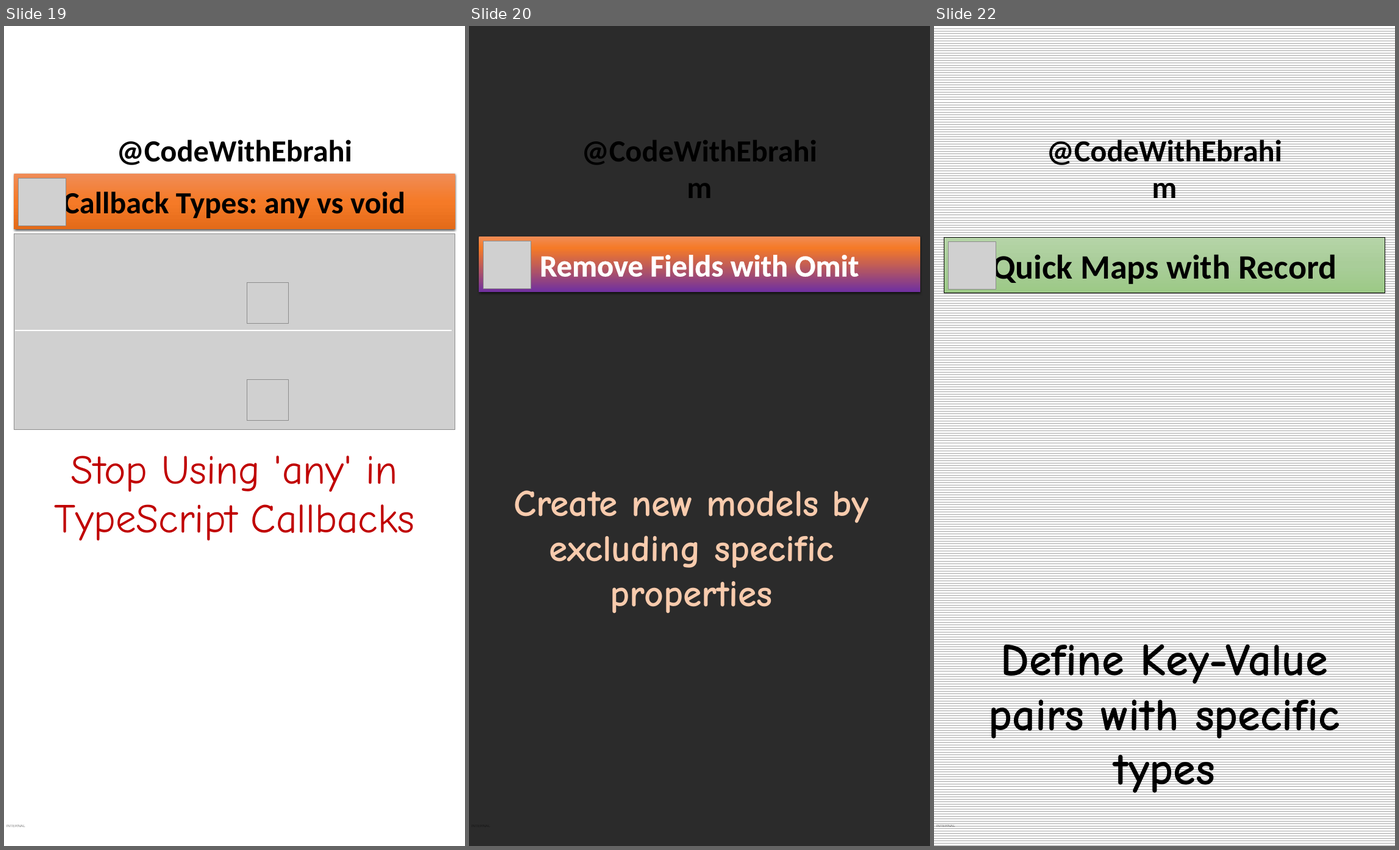
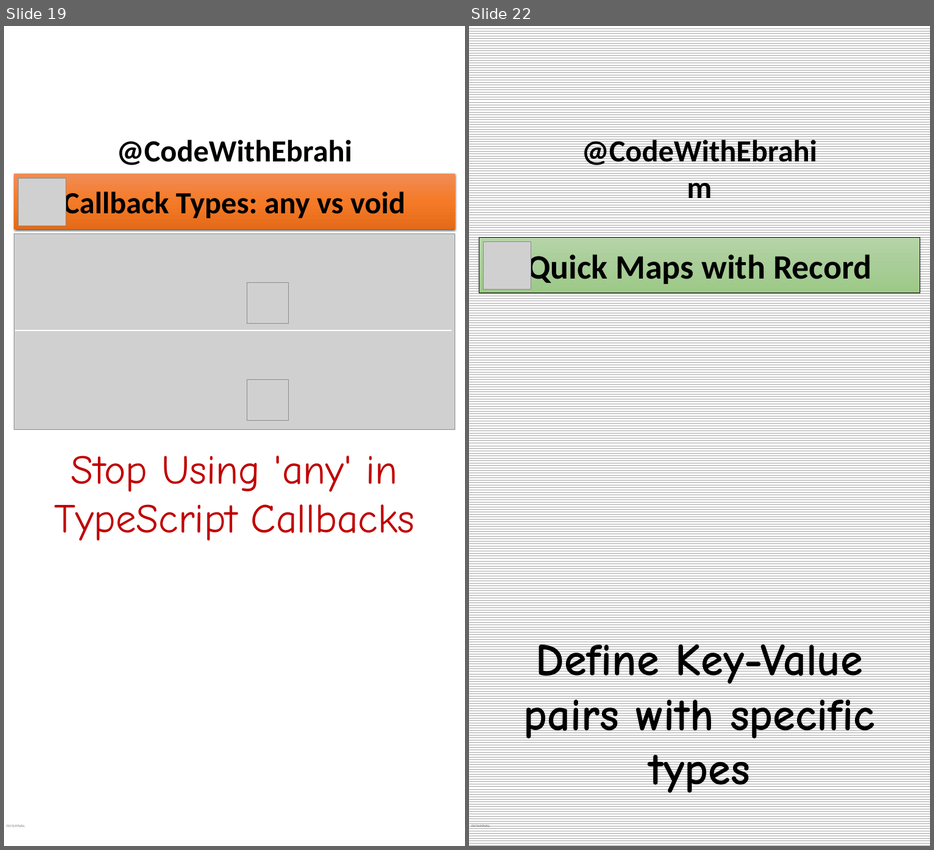
Before and after one commit to ebrahimsalehi1/python_codes, a slide deck: assets/images.pptx. Shown side by side, each under a label of ours: slides 19, 20 and 22 before the commit, slides 19 and 22 after it; the slides between them are not shown. The pictures are 1399x850 and 934x850 pixels, drawn with LibreOffice and Linux fonts; fonts in the diff are those of the drawing; grey boxes stand for pictures; background and template pictures are left out; a plain dark background stands for a picture behind light text. Boxes give left, top, right and bottom in pixels: in the first picture for what was removed or moved away, otherwise in the second. Text is boxed around its words. In the diff, an @@ line names an element or a change of style, - is before the commit and + after.

```diff
--- a/assets/images.pptx
+++ b/assets/images.pptx
@@ slide 20 removed at box(469, 26, 930, 846), background picture (left out); not listed: 2 template elements that a slide beside it also shows @@
@@ rectangle removed at box(479, 236, 920, 291) @@
-Remove Fields with Omit
@@ picture removed at box(484, 241, 531, 288) @@
@@ text removed at box(514, 490, 869, 613) @@
-Create new models by excluding specific properties
```
Also in this commit, not shown: 1 slide changed, 2 slides added, 1 other slide removed, 10 other files.
